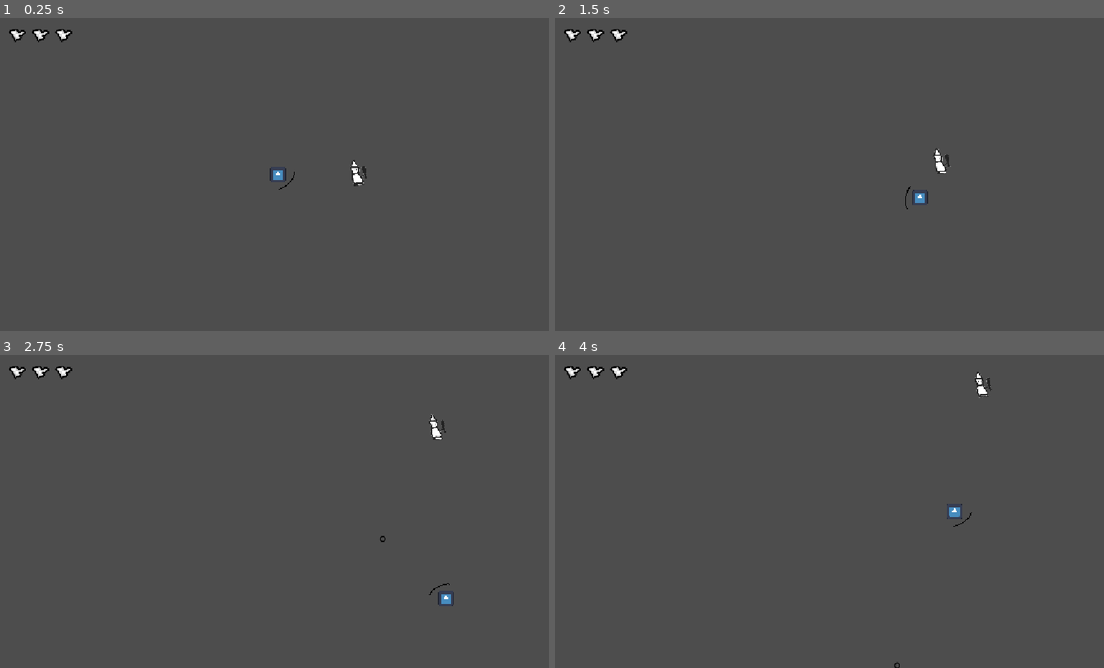
Above: before the commit, frames 1-4 (two rows, left to right).
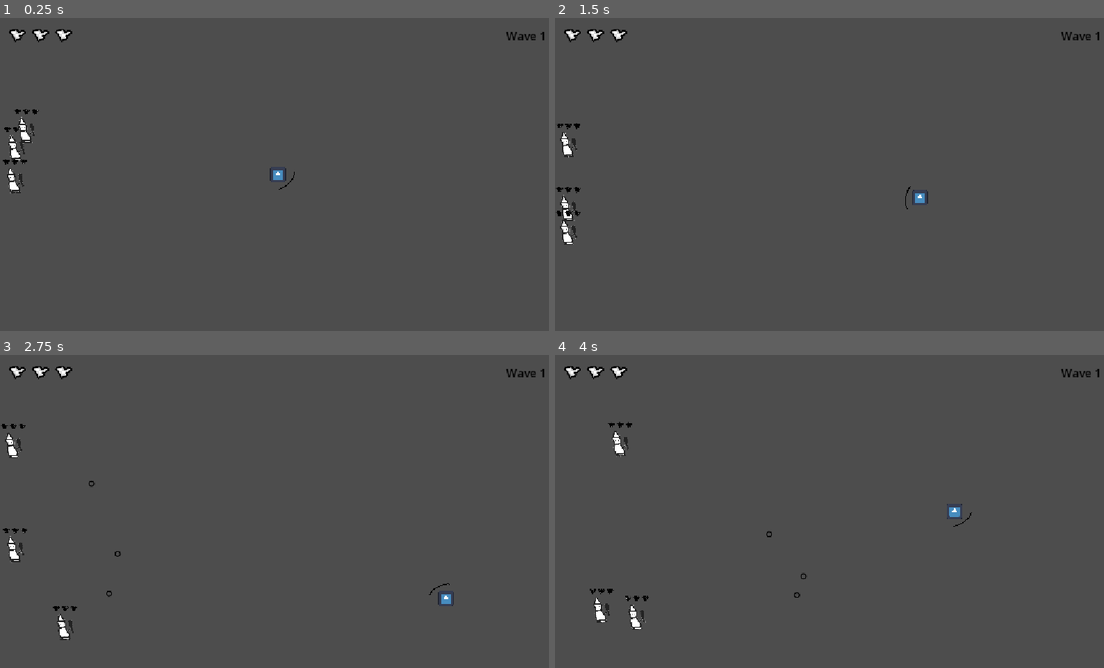
Above: after the commit, the same moments.

Repository: Tylerr-D/bonc
Game: Godot game, scene res://main.tscn
Same seed, same stepped clock (60 frames per second), same inputs: the game is played once before the commit and once after it. The engine's default icon, where the game draws it, is replaced by a stand-in: a white triangle on a blue panel in a dark square.
Inputs (mouse positions are in pixels of both pictures, inside the frame that each line leads up to):
- Up to frame 1 (0.25 s): no input
- Up to frame 2 (1.5 s): move the mouse to (955, 158) at 0.52 s; hold D (move_right) 0.53-1.28 s; move the mouse to (719, 190) at 1.27 s; hold S (move_down) from 1.28 s (still down)
- Up to frame 3 (2.75 s): move the mouse to (334, 442) at 2.02 s; release S (move_down) at 2.03 s; hold D (move_right) from 2.03 s (still down)
- Up to frame 4 (4 s): move the mouse to (807, 574) at 2.77 s; release D (move_right) at 2.78 s; hold W (move_up) 2.78-3.53 s; move the mouse to (999, 558) at 3.52 s; hold A (move_left) from 3.53 s (still down)

The runs differ from the first frame. In frame 1, 0.7% of the frame differs, in the area x 0-100%, y 4-56%; in frame 2, 0.7%; in frame 3, 0.8%, in the area x 0-100%, y 4-92%; in frame 4, 0.8%.

Commit message:
3 enimies, hearts to each

Diff:
--- a/ball.gd
+++ b/ball.gd
@@ -29,7 +29,7 @@
 		for enemy in get_tree().get_nodes_in_group("enemies"):
 			var body = enemy.get_node("CollisionShape2D")
 			if body.shape.get_rect().grow(5).has_point(body.to_local(global_position)):
-				enemy.queue_free()
+				enemy.take_damage()
 				queue_free()
 				return
 	life -= delta
--- a/enemy.gd
+++ b/enemy.gd
@@ -34,16 +34,17 @@
 		direction.x = abs(direction.x)
 	if pos.x > screen.x - 20:
 		direction.x = -abs(direction.x)
-	if pos.y < 35:
+	if pos.y < 60:
 		direction.y = abs(direction.y)
 	if pos.y > screen.y - 35:
 		direction.y = -abs(direction.y)
-	pos = pos.clamp(Vector2(20, 35), screen - Vector2(20, 35))
+	pos = pos.clamp(Vector2(28, 60), screen - Vector2(28, 35))
 	global_position = get_canvas_transform().affine_inverse() * pos
 
 func take_damage():
 	health -= 1
+	get_node("Hearts/Heart" + str(health + 1)).hide()
 	print("Health: ", health)
 
 	if health <= 0:
-		get_tree().reload_current_scene()
+		queue_free()
--- a/enemy.tscn
+++ b/enemy.tscn
@@ -2,6 +2,7 @@
 
 [ext_resource type="Texture2D" uid="uid://klo3b27gmxn0" path="res://enemy.png" id="1"]
 [ext_resource type="Script" uid="uid://c767kqehm52q6" path="res://enemy.gd" id="1_4gyqm"]
+[ext_resource type="Texture2D" uid="uid://jrr84jmllhkl" path="res://enemy_heart.png" id="3"]
 
 [sub_resource type="RectangleShape2D" id="RectangleShape2D_enemy"]
 size = Vector2(40, 60)
@@ -17,3 +18,20 @@
 [node name="CollisionShape2D" type="CollisionShape2D" parent="." unique_id=1503831102]
 position = Vector2(0, -8)
 shape = SubResource("RectangleShape2D_enemy")
+
+[node name="Hearts" type="Node2D" parent="." unique_id=1171643825]
+position = Vector2(0, -48)
+
+[node name="Heart1" type="Sprite2D" parent="Hearts" unique_id=1973338352]
+position = Vector2(-18, 0)
+scale = Vector2(0.2, 0.2)
+texture = ExtResource("3")
+
+[node name="Heart2" type="Sprite2D" parent="Hearts" unique_id=1514537539]
+scale = Vector2(0.2, 0.2)
+texture = ExtResource("3")
+
+[node name="Heart3" type="Sprite2D" parent="Hearts" unique_id=1223708196]
+position = Vector2(18, 0)
+scale = Vector2(0.2, 0.2)
+texture = ExtResource("3")
--- /dev/null
+++ b/main.gd
@@ -0,0 +1,21 @@
+extends Node2D
+
+var wave = 0
+var enemy_scene = preload("res://enemy.tscn")
+
+func _process(delta):
+	if get_tree().get_nodes_in_group("enemies").is_empty():
+		start_wave()
+
+func start_wave():
+	wave += 1
+	$HUD/Wave.text = "Wave " + str(wave)
+	var screen = get_viewport_rect().size
+	var x = 60
+	if $Player.get_global_transform_with_canvas().origin.x < screen.x / 2:
+		x = screen.x - 60
+	for i in range(wave + 2):
+		var enemy = enemy_scene.instantiate()
+		var pos = Vector2(x, randf_range(90, screen.y - 60))
+		add_child(enemy)
+		enemy.global_position = get_canvas_transform().affine_inverse() * pos
--- a/main.tscn
+++ b/main.tscn
@@ -2,20 +2,18 @@
 
 [ext_resource type="PackedScene" path="res://player.tscn" id="1"]
 
-[ext_resource type="PackedScene" path="res://enemy.tscn" id="2"]
+[ext_resource type="Script" path="res://main.gd" id="2"]
 
 [ext_resource type="Texture2D" path="res://heart.png" id="3"]
 
 [node name="Main" type="Node2D"]
+script = ExtResource("2")
 
 [node name="Player" parent="." instance=ExtResource("1")]
 position = Vector2(576, 324)
 
 [node name="Camera2D" type="Camera2D" parent="."]
 position = Vector2(576, 324)
-
-[node name="Enemy" parent="." instance=ExtResource("2")]
-position = Vector2(780, 324)
 
 [node name="HUD" type="CanvasLayer" parent="."]
 
@@ -33,3 +31,15 @@
 position = Vector2(132, 36)
 scale = Vector2(0.5, 0.5)
 texture = ExtResource("3")
+
+[node name="Wave" type="Label" parent="HUD"]
+anchor_left = 1.0
+anchor_right = 1.0
+offset_left = -140.0
+offset_top = 20.0
+offset_right = -20.0
+offset_bottom = 50.0
+theme_override_colors/font_color = Color(0, 0, 0, 1)
+theme_override_font_sizes/font_size = 24
+text = "Wave 1"
+horizontal_alignment = 2
Binary file added: enemy_heart.png
Not shown, added: enemy_heart.png.import
Not shown, added: main.gd.uid
